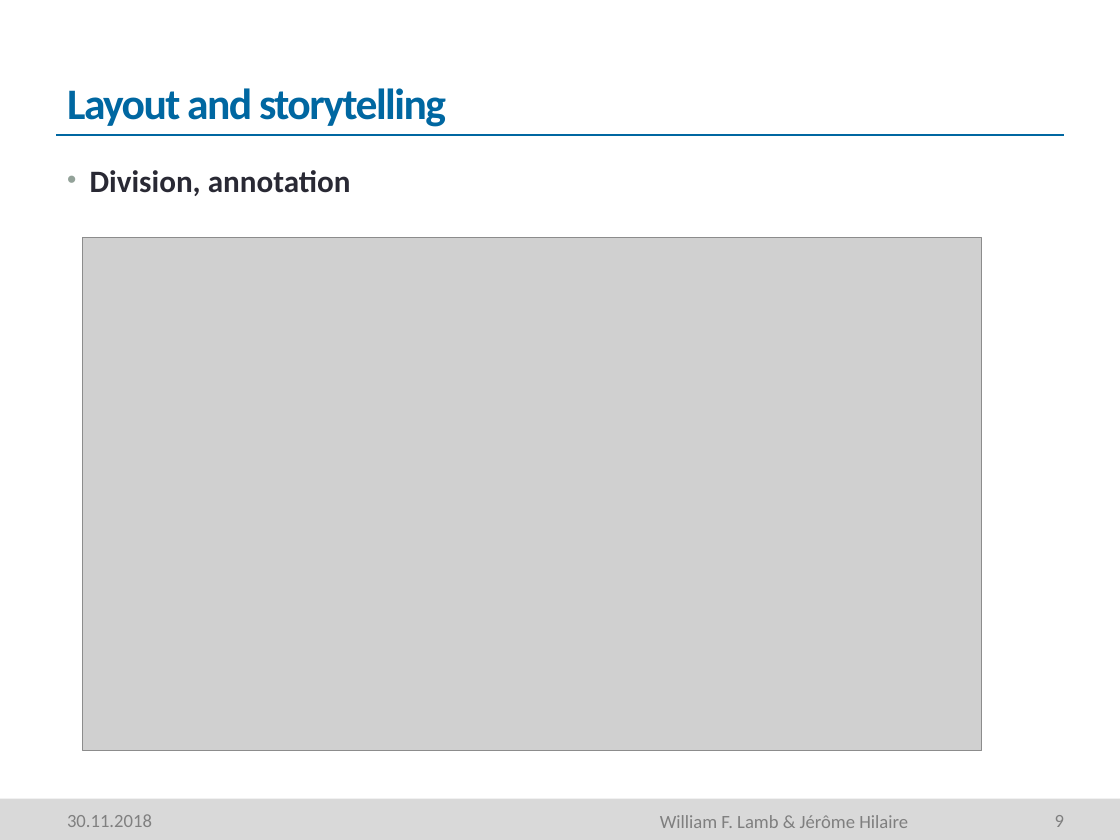
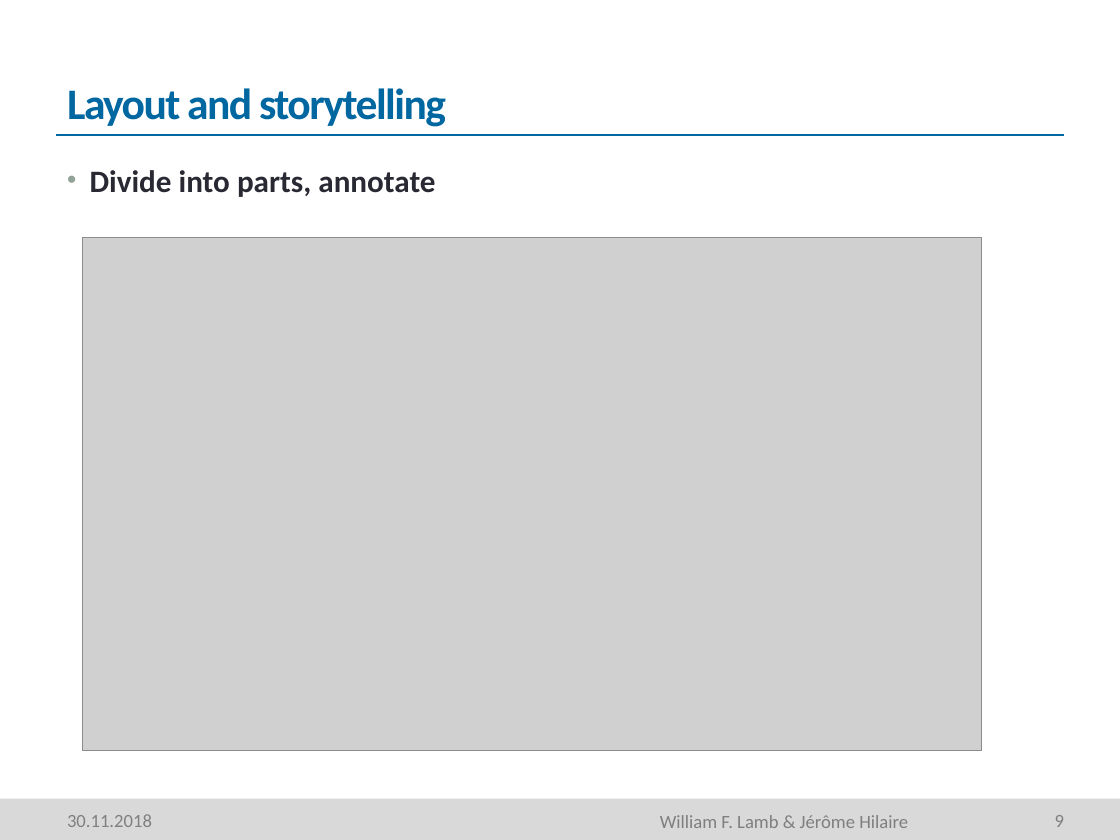
Before and after one commit to mcc-apsis/figures, a slide deck: slide 9 of Resources/Seminar part 1.pptm. Drawn at 1120x840 pixels with LibreOffice and Linux fonts; fonts in the diff are those of the drawing; grey boxes stand for pictures; background and template pictures are left out. Boxes give left, top, right and bottom in pixels: in the first picture for what was removed or moved away, otherwise in the second. Text is boxed around its words. In the diff, an @@ line names an element or a change of style, - is before the commit and + after.

```diff
--- a/Resources/Seminar part 1.pptm
+++ b/Resources/Seminar part 1.pptm
@@ text at <box>90,170,435,197</box>: text changed @@
-• Division, annotation
+• Divide into parts, annotate
```
Also in this commit, not shown: 1 other slide changed, 3 other files.
